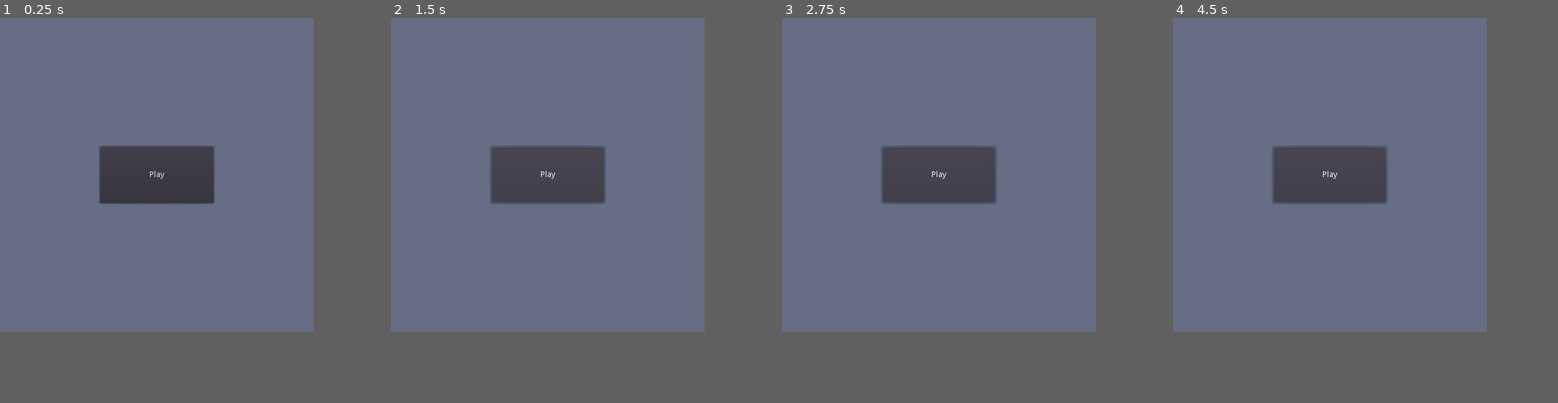
Above: before the commit, frames 1-4 (left to right).
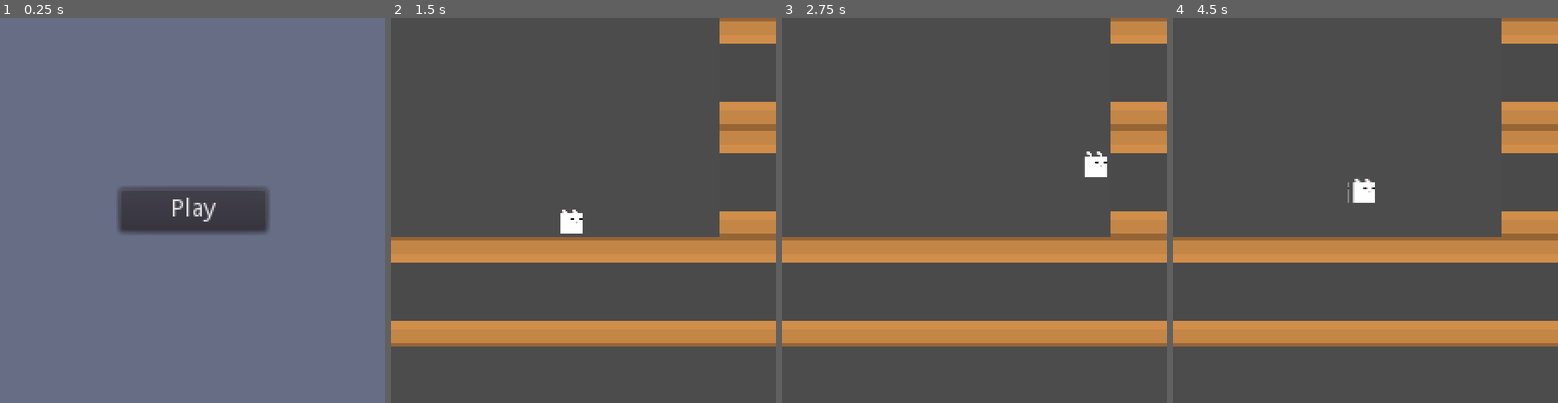
Above: after the commit, the same moments.

Repository: Nauja/sachiscape
Game: Godot game, scene res://src/root.tscn
The game is run twice, just before and just after one commit, with the same random seed, the same clock (stepped at 60 frames per second) and the same inputs. Before the commit the project starts from res://src/menu/home/home.tscn.
Inputs (mouse positions are in pixels of both pictures, inside the frame that each line leads up to):
- Up to frame 1 (0.25 s): no input
- Up to frame 2 (1.5 s): click "Play" at 0.5 s; click (548, 175) at 1.25 s, where only the run before the commit has a clickable "Play"
- Up to frame 3 (2.75 s): tap Enter at 2 s; hold Right (ui_right) from 2.03 s (still down); tap Space (jump, bound only after the commit) at 2.1, 2.27, 2.57 s
- Up to frame 4 (4.5 s): tap Space (jump, bound only after the commit) at 2.85, 3.02, 3.32, 3.6, 4.35 s; release Right (ui_right) at 3.53 s; hold Left (ui_left) 3.53-4.28 s; hold Right (ui_right) from 4.28 s (still down)
The window is 550x550 before the commit and 675x675 after it. Grey fills any space a smaller window leaves; there, only what the larger window draws over its background counts as a difference.

The runs differ from the first frame. In frame 1, 7.3% of the frame differs, in the area x 25-70%, y 33-56%; in frame 2, 72%; in frame 3, 72%; in frame 4, 72%, in the area x 0-100%, y 0-86%.

Commit message:
Basic screen transition and player controller

Diff:
--- a/project.godot
+++ b/project.godot
@@ -9,31 +9,60 @@
 config_version=4
 
 _global_script_classes=[ {
+"base": "KinematicBody2D",
+"class": "Entity",
+"language": "GDScript",
+"path": "res://src/entity/entity.gd"
+}, {
+"base": "Node2D",
+"class": "Level",
+"language": "GDScript",
+"path": "res://src/level/level.gd"
+}, {
 "base": "CanvasLayer",
 "class": "Menu",
 "language": "GDScript",
 "path": "res://src/menu/menu.gd"
+}, {
+"base": "Entity",
+"class": "Player",
+"language": "GDScript",
+"path": "res://src/entity/player/player.gd"
 } ]
 _global_script_class_icons={
-"Menu": ""
+"Entity": "",
+"Level": "",
+"Menu": "",
+"Player": ""
 }
 
 [application]
 
 config/name="Sachiscape"
-run/main_scene="res://src/menu/home/home.tscn"
+run/main_scene="res://src/root.tscn"
 config/icon="res://icon.png"
 
 [display]
 
-window/size/width=550
-window/size/height=550
+window/size/width=225
+window/size/height=225
+window/size/test_width=550
+window/size/test_height=550
 window/stretch/mode="viewport"
 window/stretch/aspect="keep"
 
 [gui]
 
 common/drop_mouse_on_gui_input_disabled=true
+
+[input]
+
+jump={
+"deadzone": 0.5,
+"events": [ Object(InputEventKey,"resource_local_to_scene":false,"resource_name":"","device":0,"alt":false,"shift":false,"control":false,"meta":false,"command":false,"pressed":false,"scancode":32,"physical_scancode":0,"unicode":0,"echo":false,"script":null)
+, Object(InputEventKey,"resource_local_to_scene":false,"resource_name":"","device":0,"alt":false,"shift":false,"control":false,"meta":false,"command":false,"pressed":false,"scancode":16777232,"physical_scancode":0,"unicode":0,"echo":false,"script":null)
+ ]
+}
 
 [physics]
 
--- /dev/null
+++ b/src/entity/entity.gd
@@ -0,0 +1,14 @@
+class_name Entity
+extends KinematicBody2D
+
+var _name:String = 'entity'
+
+var _attibutes = {
+	health = -1,
+}
+
+func _ready():
+	print("Entity Init : ")
+
+func get_name() -> String:
+	return _name
--- /dev/null
+++ b/src/entity/player/player.gd
@@ -0,0 +1,34 @@
+class_name Player
+extends Entity
+
+export (int) var speed = 120
+export (int) var jump_speed = -180
+export (int) var gravity = 400
+export (float, 0, 1.0) var friction = 0.1
+export (float, 0, 1.0) var acceleration = 0.25
+
+onready var _animation_player = $AnimationPlayer
+
+var velocity = Vector2.ZERO
+
+func _ready():
+	_animation_player.play("idle")
+
+func get_input():
+	var dir = 0
+	if Input.is_action_pressed("ui_right"):
+		dir += 1
+	if Input.is_action_pressed("ui_left"):
+		dir -= 1
+	if dir != 0:
+		velocity.x = lerp(velocity.x, dir * speed, acceleration)
+	else:
+		velocity.x = lerp(velocity.x, 0, friction)
+
+func _physics_process(delta):
+	get_input()
+	velocity.y += gravity * delta
+	velocity = move_and_slide(velocity, Vector2.UP)
+	if Input.is_action_just_pressed("jump"):
+		if is_on_floor():
+			velocity.y = jump_speed
--- /dev/null
+++ b/src/entity/player/player.tres
@@ -0,0 +1,7 @@
+[gd_resource type="AtlasTexture" load_steps=2 format=2]
+
+[ext_resource path="res://src/entity/player/player.png" type="Texture" id=1]
+
+[resource]
+flags = 4
+atlas = ExtResource( 1 )
--- /dev/null
+++ b/src/entity/player/player.tscn
@@ -0,0 +1,52 @@
+[gd_scene load_steps=6 format=2]
+
+[ext_resource path="res://src/entity/player/player.gd" type="Script" id=1]
+[ext_resource path="res://src/entity/player/player.png" type="Texture" id=2]
+
+[sub_resource type="CircleShape2D" id=1]
+
+[sub_resource type="Animation" id=6]
+length = 0.001
+tracks/0/type = "value"
+tracks/0/path = NodePath("Sprite:frame")
+tracks/0/interp = 1
+tracks/0/loop_wrap = true
+tracks/0/imported = false
+tracks/0/enabled = true
+tracks/0/keys = {
+"times": PoolRealArray( 0 ),
+"transitions": PoolRealArray( 1 ),
+"update": 0,
+"values": [ 0 ]
+}
+
+[sub_resource type="Animation" id=5]
+resource_name = "idle"
+loop = true
+tracks/0/type = "value"
+tracks/0/path = NodePath("Sprite:frame")
+tracks/0/interp = 1
+tracks/0/loop_wrap = true
+tracks/0/imported = false
+tracks/0/enabled = true
+tracks/0/keys = {
+"times": PoolRealArray( 0, 0.5 ),
+"transitions": PoolRealArray( 1, 1 ),
+"update": 1,
+"values": [ 0, 1 ]
+}
+
+[node name="Player" type="KinematicBody2D"]
+script = ExtResource( 1 )
+
+[node name="CollisionShape2D" type="CollisionShape2D" parent="."]
+shape = SubResource( 1 )
+
+[node name="AnimationPlayer" type="AnimationPlayer" parent="."]
+anims/RESET = SubResource( 6 )
+anims/idle = SubResource( 5 )
+
+[node name="Sprite" type="Sprite" parent="."]
+texture = ExtResource( 2 )
+hframes = 4
+vframes = 4
--- /dev/null
+++ b/src/level/level.gd
@@ -0,0 +1,5 @@
+class_name Level
+extends Node2D
+
+func _ready():
+	pass
--- /dev/null
+++ b/src/level/level.tscn
@@ -0,0 +1,16 @@
+[gd_scene load_steps=4 format=2]
+
+[ext_resource path="res://src/level/level.gd" type="Script" id=1]
+[ext_resource path="res://src/entity/player/player.tscn" type="PackedScene" id=2]
+[ext_resource path="res://src/level/wall.tres" type="TileSet" id=3]
+
+[node name="Level" type="Node2D"]
+script = ExtResource( 1 )
+
+[node name="Player" parent="." instance=ExtResource( 2 )]
+position = Vector2( 104, 81 )
+
+[node name="TileMap" type="TileMap" parent="."]
+tile_set = ExtResource( 3 )
+format = 1
+tile_data = PoolIntArray( 65535, 2, 0, 3, 2, 0, 131071, 2, 0, 65539, 2, 0, 65540, 2, 0, 196607, 2, 0, 131072, 2, 0, 131073, 2, 0, 131074, 2, 0, 131075, 2, 0 )
--- /dev/null
+++ b/src/level/wall.tres
@@ -0,0 +1,52 @@
+[gd_resource type="TileSet" load_steps=3 format=2]
+
+[ext_resource path="res://src/level/wall.png" type="Texture" id=1]
+
+[sub_resource type="ConvexPolygonShape2D" id=1]
+points = PoolVector2Array( 64, 64, 0, 64, 0, 0, 64, 0 )
+
+[resource]
+1/name = "wall.png 1"
+1/texture = ExtResource( 1 )
+1/tex_offset = Vector2( 0, 0 )
+1/modulate = Color( 1, 1, 1, 1 )
+1/region = Rect2( 74, 0, 64, 64 )
+1/tile_mode = 1
+1/autotile/bitmask_mode = 0
+1/autotile/bitmask_flags = [  ]
+1/autotile/icon_coordinate = Vector2( 0, 0 )
+1/autotile/tile_size = Vector2( 64, 64 )
+1/autotile/spacing = 10
+1/autotile/occluder_map = [  ]
+1/autotile/navpoly_map = [  ]
+1/autotile/priority_map = [  ]
+1/autotile/z_index_map = [  ]
+1/occluder_offset = Vector2( 0, 0 )
+1/navigation_offset = Vector2( 0, 0 )
+1/shape_offset = Vector2( 0, 0 )
+1/shape_transform = Transform2D( 1, 0, 0, 1, 0, 0 )
+1/shape_one_way = false
+1/shape_one_way_margin = 0.0
+1/shapes = [  ]
+1/z_index = 0
+2/name = "block"
+2/texture = ExtResource( 1 )
+2/tex_offset = Vector2( 0, 0 )
+2/modulate = Color( 1, 1, 1, 1 )
+2/region = Rect2( 148, 0, 64, 64 )
+2/tile_mode = 0
+2/occluder_offset = Vector2( 0, 0 )
+2/navigation_offset = Vector2( 0, 0 )
+2/shape_offset = Vector2( 0, 0 )
+2/shape_transform = Transform2D( 1, 0, 0, 1, 0, 0 )
+2/shape = SubResource( 1 )
+2/shape_one_way = false
+2/shape_one_way_margin = 1.0
+2/shapes = [ {
+"autotile_coord": Vector2( 0, 0 ),
+"one_way": false,
+"one_way_margin": 1.0,
+"shape": SubResource( 1 ),
+"shape_transform": Transform2D( 1, 0, 0, 1, 0, 0 )
+} ]
+2/z_index = 0
--- a/src/menu/home/home.tscn
+++ b/src/menu/home/home.tscn
@@ -20,10 +20,10 @@
 anchor_top = 0.5
 anchor_right = 0.5
 anchor_bottom = 0.5
-margin_left = -100.0
-margin_top = -50.0
-margin_right = 100.0
-margin_bottom = 50.0
+margin_left = -43.0
+margin_top = -12.5
+margin_right = 43.0
+margin_bottom = 12.5
 text = "Play"
 
 [connection signal="pressed" from="Control/ColorRect/Button" to="." method="_on_PlayButton_pressed"]
--- /dev/null
+++ b/src/root.gd
@@ -0,0 +1,45 @@
+# Root scene for loading everything
+extends ViewportContainer
+
+# Reference to scene containing the home menu
+export(PackedScene) var home_scene
+# Reference to scene containing the loading screen
+export(PackedScene) var loading_scene
+# Reference to scene containing the level
+export(PackedScene) var level_scene
+
+# The root node to hide when the home menu is loaded
+export(NodePath) var root_node
+onready var _root = get_node(root_node)
+
+var _current_scene
+
+func _ready():
+	# Display the home menu when ready
+	_current_scene = _load_home_scene()
+	_root.queue_free()
+
+func _load_scene(scene: PackedScene) -> Node:
+	var instance = scene.instance()
+	add_child(instance)
+	return instance
+
+# Load the home scene and bind events
+func _load_home_scene() -> Node:
+	var instance = _load_scene(home_scene)
+	instance.connect("play", self, "_on_play")
+	return instance
+
+func _load_level_scene() -> Node:
+	var instance = _load_scene(level_scene)
+	# do something
+	return instance
+
+func _remove_current_scene():
+	_current_scene.queue_free()
+	_current_scene = null
+
+# Called from home menu when the play button is clicked
+func _on_play():
+	_remove_current_scene()
+	_current_scene = _load_level_scene()
--- /dev/null
+++ b/src/root.tscn
@@ -0,0 +1,22 @@
+[gd_scene load_steps=4 format=2]
+
+[ext_resource path="res://src/root.gd" type="Script" id=1]
+[ext_resource path="res://src/menu/home/home.tscn" type="PackedScene" id=2]
+[ext_resource path="res://src/level/level.tscn" type="PackedScene" id=3]
+
+[node name="ViewportContainer" type="ViewportContainer"]
+anchor_right = 1.0
+anchor_bottom = 1.0
+script = ExtResource( 1 )
+home_scene = ExtResource( 2 )
+level_scene = ExtResource( 3 )
+root_node = NodePath("Control")
+
+[node name="Control" type="Control" parent="."]
+anchor_right = 1.0
+anchor_bottom = 1.0
+
+[node name="ColorRect" type="ColorRect" parent="Control"]
+anchor_right = 1.0
+anchor_bottom = 1.0
+color = Color( 0.160784, 0.152941, 0.152941, 1 )
Binary file added: src/entity/player/player.png
Not shown, added: src/entity/player/player.png.import
Binary file added: src/level/wall.png
Not shown, added: src/level/wall.png.import
